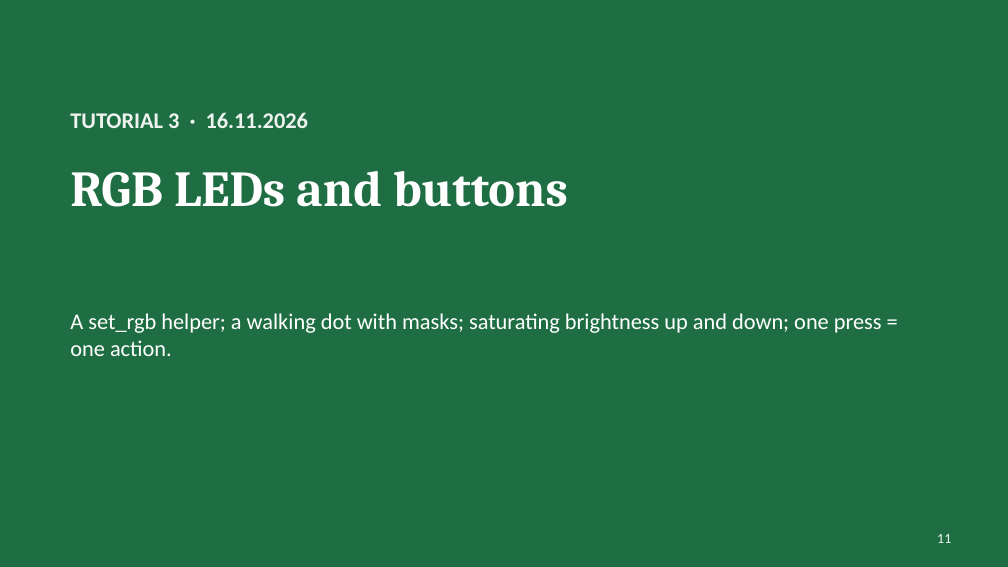
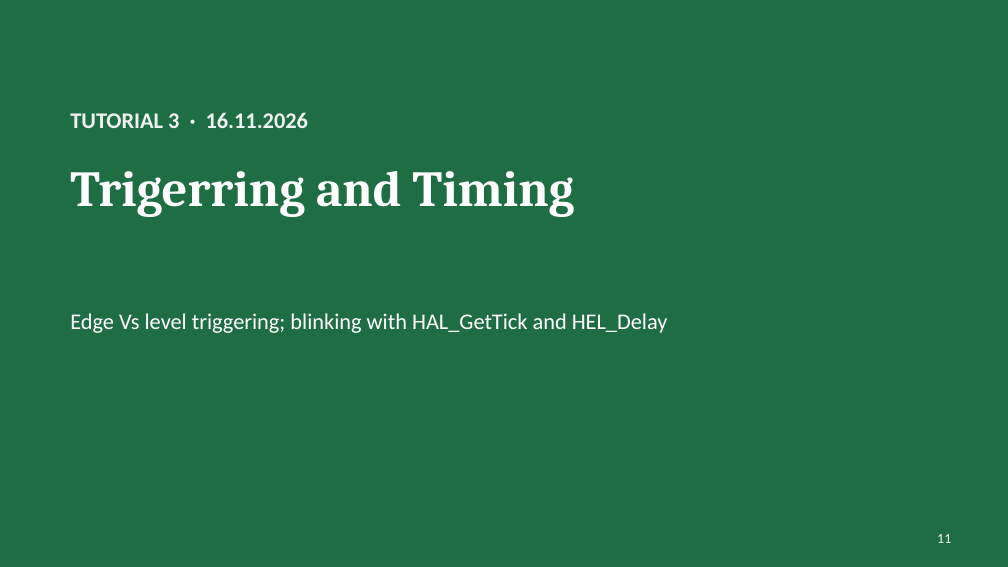
Before and after one commit to Yohai-ack/MP, a slide deck: slide 11 of tutorials/MP_tutorials_2026.pptx. Drawn at 1008x567 pixels with LibreOffice and Linux fonts; fonts in the diff are those of the drawing. Boxes give left, top, right and bottom in pixels: in the first picture for what was removed or moved away, otherwise in the second. Text is boxed around its words. In the diff, an @@ line names an element or a change of style, - is before the commit and + after.

```diff
--- a/tutorials/MP_tutorials_2026.pptx
+++ b/tutorials/MP_tutorials_2026.pptx
@@ title at bbox=[70, 171, 575, 217]: text changed @@
-RGB LEDs and buttons
+Trigerring and Timing
@@ text at bbox=[70, 313, 668, 333]: text changed @@
-A set_rgb helper; a walking dot with masks; saturating brightness up and down; one press = one action.
+Edge Vs level triggering; blinking with HAL_GetTick and HEL_Delay
```
Also in this commit, not shown: 6 other slides changed, 4 other files.
